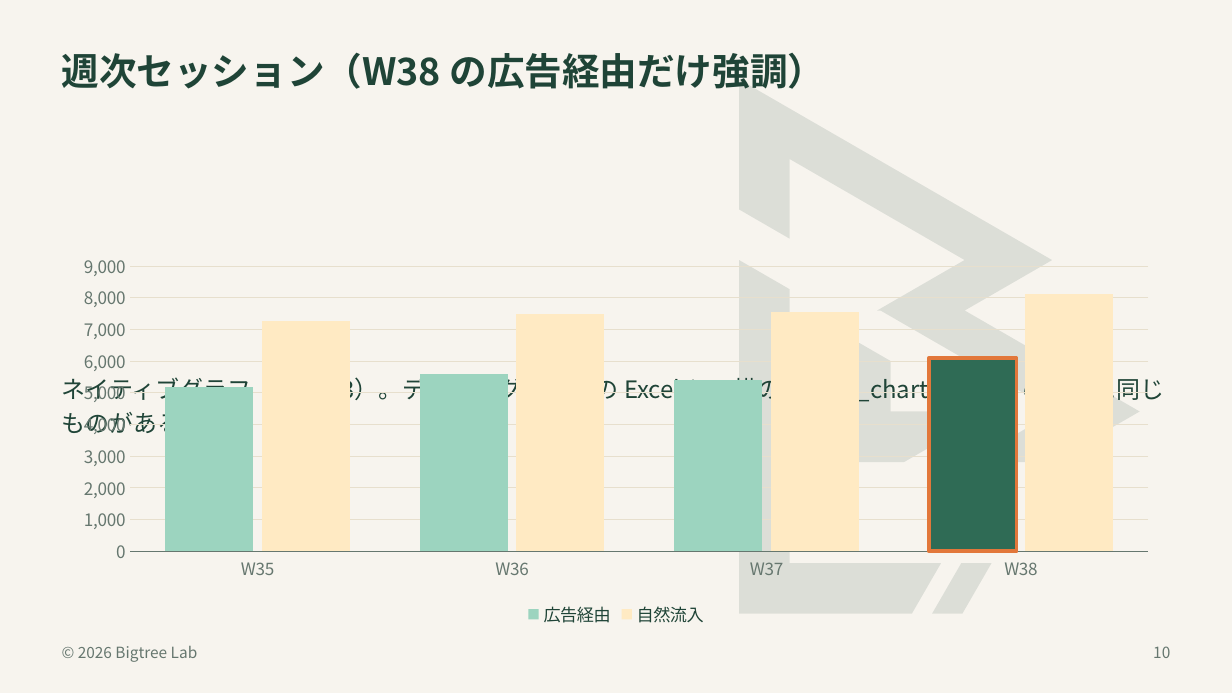
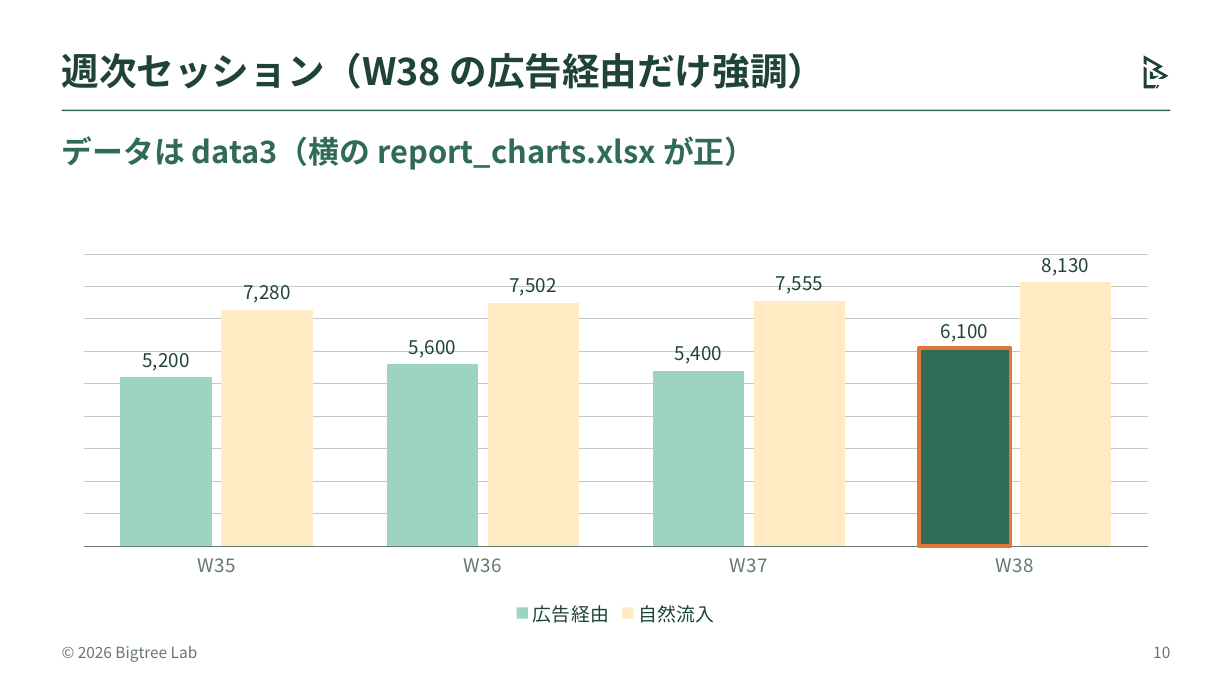
Before and after one commit to bigtree1984/office_3_apps_with_claude, a slide deck: slide 10 of bigtree/samples/bigtree_lab_charts.pptx. Drawn at 1232x693 pixels with LibreOffice and Linux fonts; fonts in the diff are those of the drawing. Boxes give left, top, right and bottom in pixels: in the first picture for what was removed or moved away, otherwise in the second. Text is boxed around its words. In the diff, an @@ line names an element or a change of style, - is before the commit and + after.

```diff
--- a/bigtree/samples/bigtree_lab_charts.pptx
+++ b/bigtree/samples/bigtree_lab_charts.pptx
@@ background #F7F4EE to #FFFFFF @@
@@ freeform shape added at box(1143, 54, 1169, 89), fill #1F4437 @@
@@ freeform shape removed at box(729, 69, 1151, 623) @@
@@ rectangle added at box(62, 110, 1170, 111), fill #2F6B55 @@
@@ text at box(62, 136, 755, 170): text changed; size 14 to 18 pt; text colour #1F4437 to #2F6B55; bold on @@
-ネイティブグラフ（graph3）。データはグラフ内の Excel と、横の report_charts.xlsx の data3 に同じものがある
+データは data3（横の report_charts.xlsx が正）
@@ column chart at box(62, 246, 1170, 631) @@
@@ data labels of 広告経由 added @@
-自然流入: 7300, 7500, 7600, 8100
+自然流入: 7280, 7502, 7555, 8130
@@ data labels of 自然流入 added @@
@@ legend changed @@
@@ category axis changed @@
@@ value axis changed @@
@@ lettering changed @@
```
Also in this commit, not shown: 2 other slides changed, 5 slides added, 13 other files.
